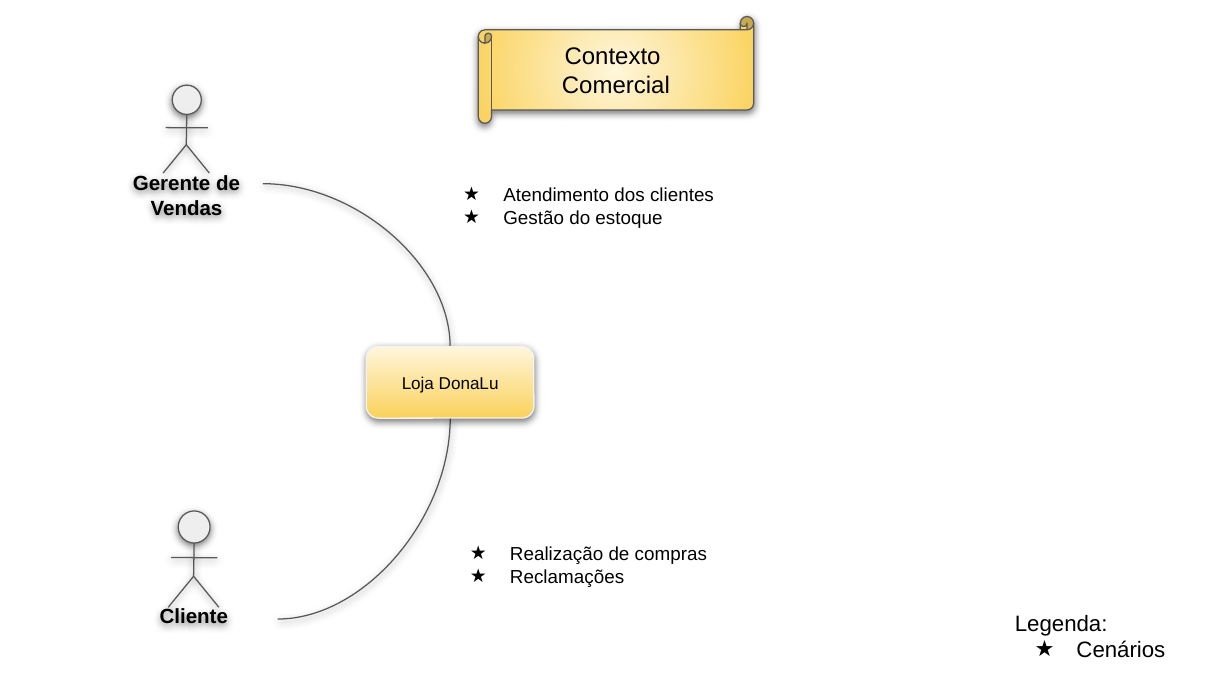
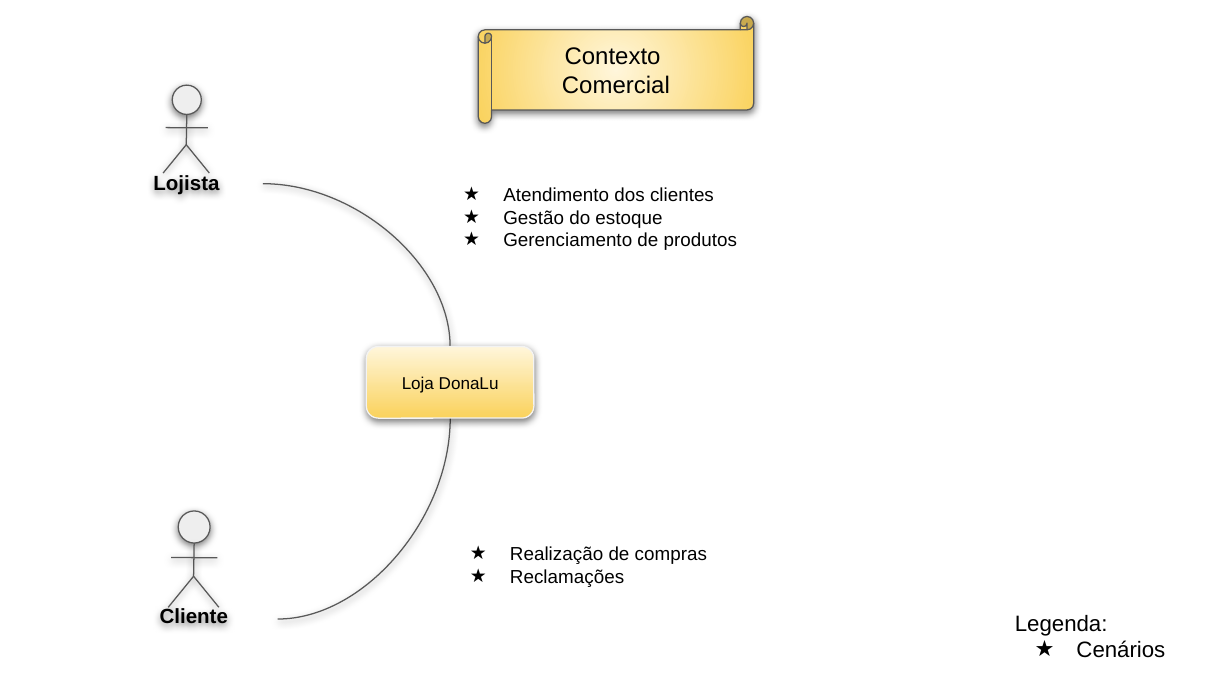
Before and after one commit to Andre-Narciso/ES-AC01, a slide deck: slide 1 of 15. Arquitetura de Negócio para cada Cenário.pptx. Drawn at 1232x693 pixels with LibreOffice and Linux fonts; fonts in the diff are those of the drawing. Boxes give left, top, right and bottom in pixels: in the first picture for what was removed or moved away, otherwise in the second. Text is boxed around its words. In the diff, an @@ line names an element or a change of style, - is before the commit and + after.

```diff
--- a/15. Arquitetura de Negócio para cada Cenário.pptx
+++ b/15. Arquitetura de Negócio para cada Cenário.pptx
@@ text at <box>153,174,219,195</box>: text changed @@
-Gerente de Vendas
+Lojista
@@ text at <box>503,232,737,250</box>: paragraph added @@
+★ Gerenciamento de produtos
```
Also in this commit, not shown: 4 other slides changed, 1 slide added, 5 other files.
